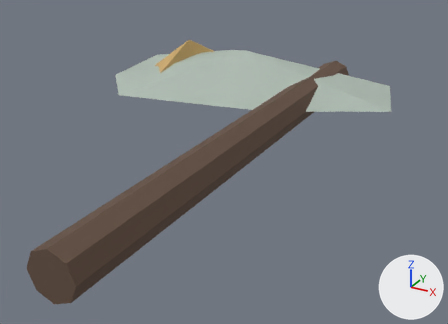
One commit to the glTF model game/assets/models/heavy_cleaver.glb: the scene before it, then after it.
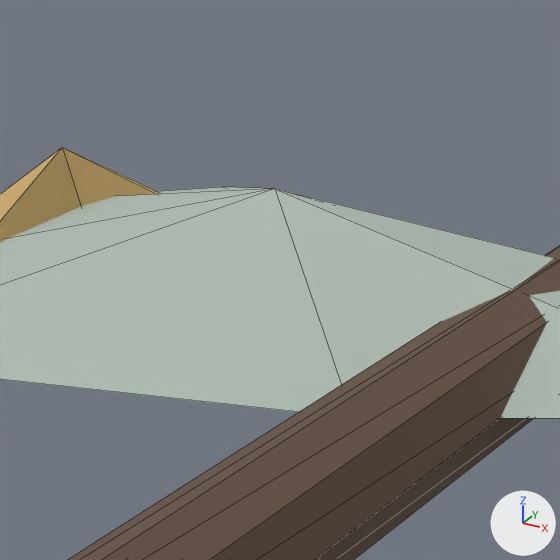
There are two pictures of each version: one whole from a 50 mm camera at (0.739, -0.966, 0.65) aimed at (-0.111, 0.58, -0.123), one close up on the part from 39% to 72% of the width and 0% to 46% of the height. The axes (+X, +Y, +Z) are drawn at lower right. The lights are the same throughout. The older version's two pictures come first. The close-ups show mesh edges as thin lines. Where no turn or scale is listed for an object, it has been applied to the vertices. Vertices at exactly the same position are counted once.

Objects in the first close-up: 'BladeMesh'.
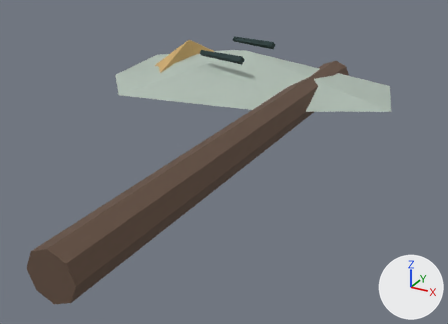
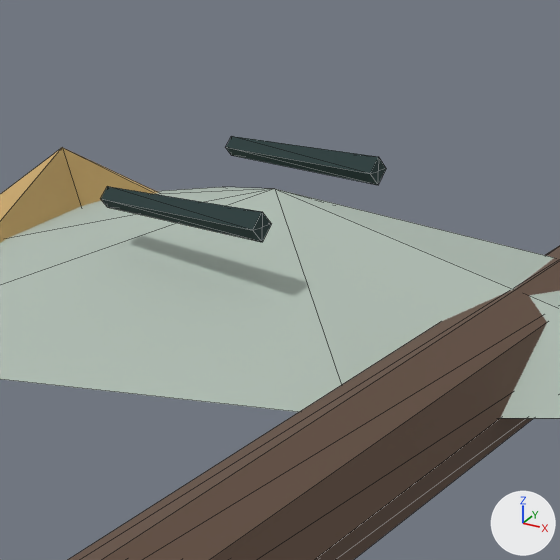
Changed parts and their boxes [x1, y1, x2, y2] in the close-ups (560 x 560 px):
'BladeMesh', reshaped: before [0, 147, 560, 560]; after [0, 136, 560, 560]
part 1 of me_blademesh, added: after [101, 136, 386, 242]

What changed in the scene script:
```text
Change me_blademesh:
    used by ob_blademesh; location = (0.0, 0.0, 0.0)
    remove me_blademesh.from_pydata(...)  # 36 vertices, 60 faces; spans x -0.78..0.3, y -0.28..1.43, z -0.12..0.12
    add me_blademesh.from_pydata(...)  # 56 vertices, 92 faces; spans x -0.78..0.3, y -0.28..1.43, z -0.12..0.13
    me_blademesh part 1
    12 vertices are added at x -0.38..-0.2, y 0.87..1.16, z 0.11..0.13
    8 new vertices lie (0.18, -0.03, 0.0) away from vertices in x -0.38, y 0.89..1.16, z 0.11..0.13
    32 new faces join them
```
